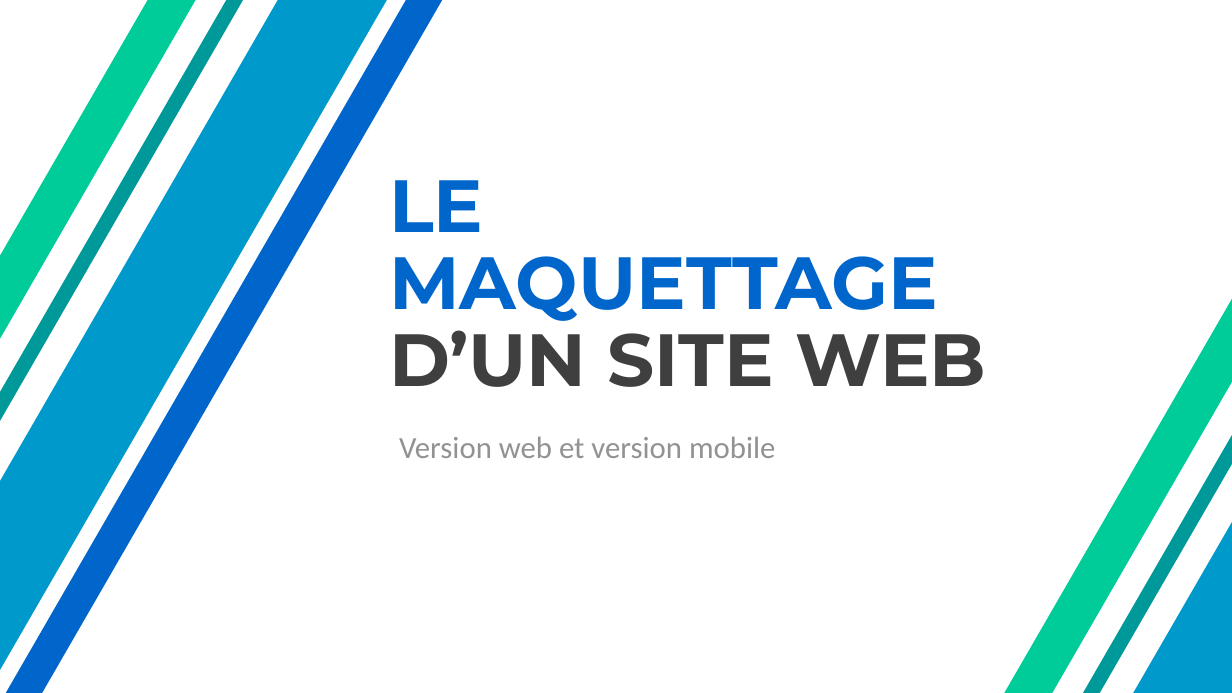
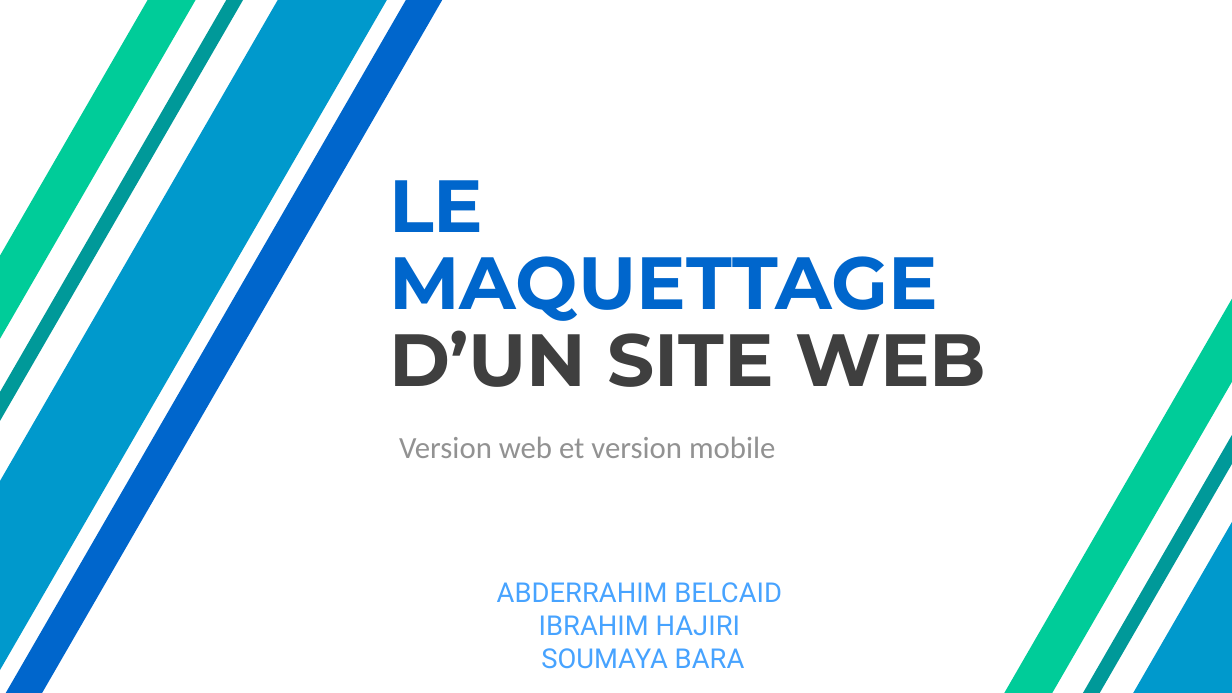
Before and after one commit to ABelcaid/wireframing, a slide deck: slide 1 of le travail de groupe/PROJETRESTO.pptx. Drawn at 1232x693 pixels with LibreOffice and Linux fonts; fonts in the diff are those of the drawing; background and template pictures are left out. Boxes give left, top, right and bottom in pixels: in the first picture for what was removed or moved away, otherwise in the second. Text is boxed around its words. In the diff, an @@ line names an element or a change of style, - is before the commit and + after.

```diff
--- a/le travail de groupe/PROJETRESTO.pptx
+++ b/le travail de groupe/PROJETRESTO.pptx
@@ text added at [497, 582, 782, 669], 32 pt, text #47A3FF @@
+ABDERRAHIM BELCAID
+IBRAHIM HAJIRI
+SOUMAYA BARA
```
Also in this commit, not shown: 3 other slides changed, 4 other files.
